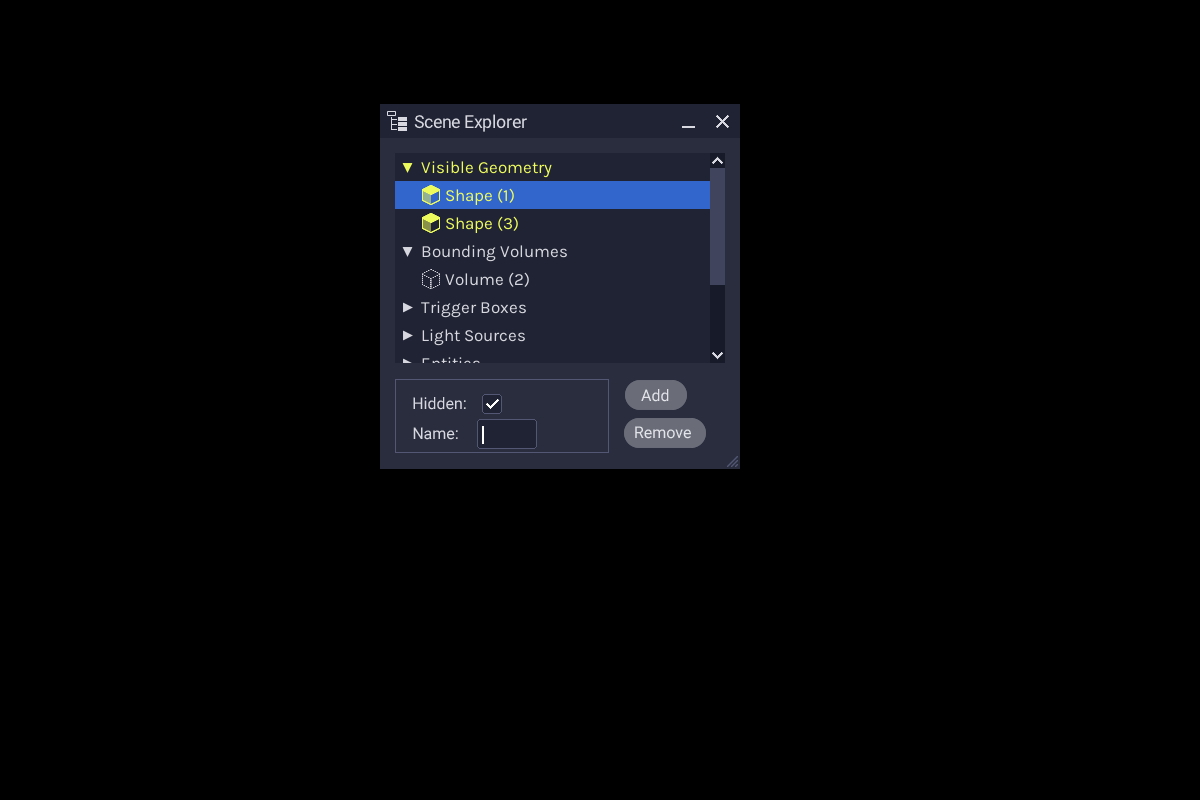
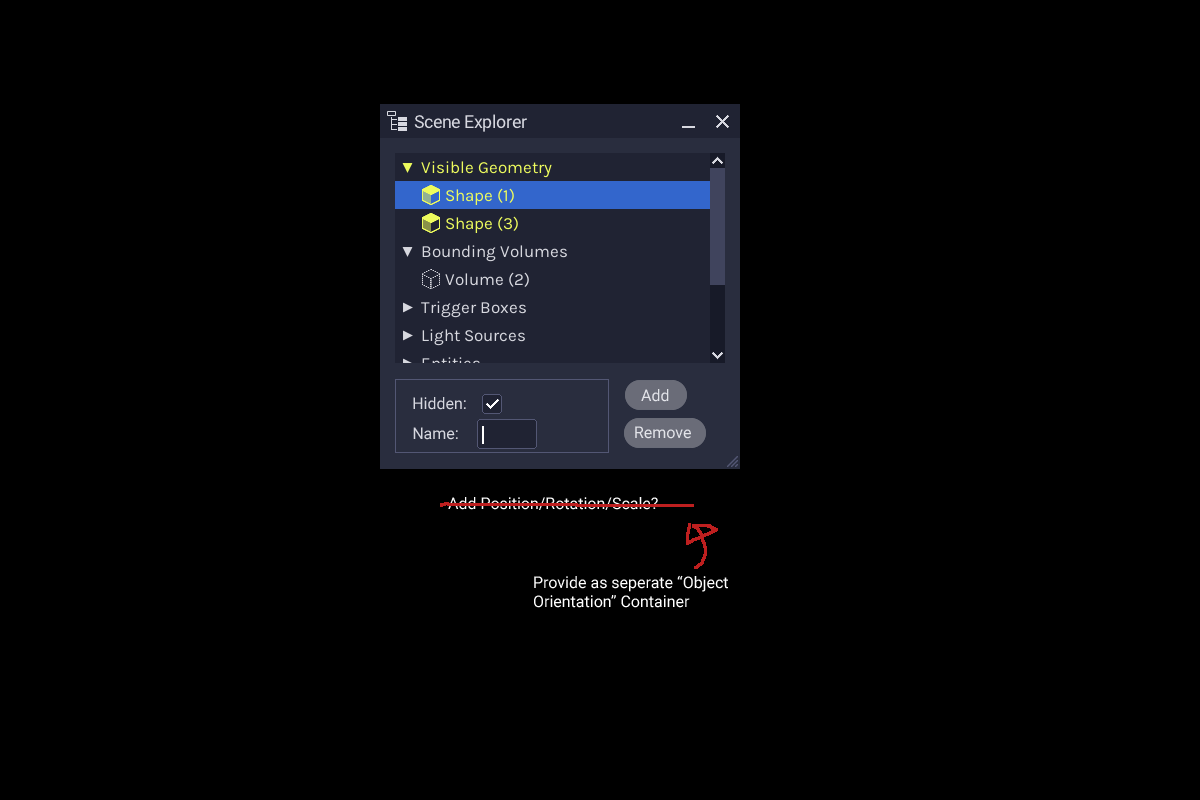
Revision of a layered w=1200, h=800 image; what changed, layer by layer:
painted on "Layer 7" over [440, 497, 728, 608]
